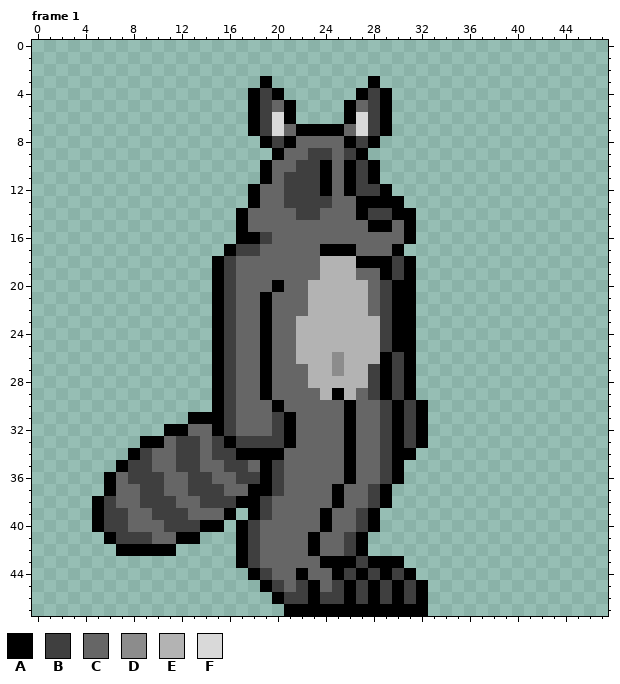
Two states of a pixel-art file, TerraGuardian Sprites/Rococo New.ase. The picture above was drawn from the file before the commit.
48x48 pixels, 31 frames. Shown: frame 1. The commit also changed other frames, which this record leaves out.
Visible layers, top first: "Coloring Full", "Coloring White", "Head", "Right Arm", "Left Arm", "Body", "Tail", "Right Foot", "Left Foot".
Palette (. is transparent): A #000000  B #3f3f3f  C #666666  D #8c8c8c  E #b3b3b3  F #d9d9d9
Pixels before, frame 1, first column x 5:
 3 ..............A........A....
 4 .............ABA......ABA...
 5 .............ABCA....ACBA...
 6 .............ABFA....AFBA...
 7 .............ABFCAAAACFBA...
 8 ..............ABACCCCABA....
 9 ...............ACCBBCBA.....
10 ..............ACCBBACABA....
11 ..............ACBBBACABA....
12 .............ACCBBBACABBA...
13 .............ACCBBBBCCAAAA..
14 ............ACCCCBBCCCABBAA.
15 ............ACCCCCCCCCCAACA.
16 ............AABCCCCCCCCCCCA.
17 ...........ABBCCCCCAAACCCA..
18 ..........ABCCCCCCCEEEAAABA.
19 ..........ABCCCCCCCEEECCABA.
20 ..........ABCCCACCEEEEECBAA.
21 ..........ABCCACCCEEEEECBAA.
22 ..........ABCCACCCEEEEECBAA.
23 ..........ABCCACCEEEEEEEBAA.
24 ..........ABCCACCEEEEEEEBAA.
25 ..........ABCCACCEEEEEEEBAA.
26 ..........ABCCACCEEEDEEEABA.
27 ..........ABCCACCCEEDEEBABA.
28 ..........ABCCACCCEEEEEBABA.
29 ..........ABCCACCCCEAECBABA.
30 ..........ABCCCACCCCCACCBABA
31 ........AAABCCCBACCCCACCBABA
32 ......AACCABCCCBACCCCACCBABA
33 ....AACBBCBABBBBACCCCACCBABA
34 ...ABCCBBCBBAAAACCCCCACCBAA.
35 ..ABBCCBBCCBBCABCCCCCACCBA..
36 .ACBBBCCBBCCBBABCCCCCACCBA..
37 .ACCBBCCBBBCCAABCCCCACCBA...
38 ABCCBBBCCBBBAABCCCCCACCBA...
39 ABBCCBBBCCCA.ABCCCCACCBA....
40 ABBCCCBBBAA.ABCCCCCACCBA....
41 .ABBBCCAA...ABCCCCACCBA.....
42 ..AAAAA.....ABCCCCACCBA.....
43 ............ABCCCCCAAABAAA..
44 .............ABCCACCABABABA.
45 ..............ABCBACBABABABA
46 ...............ABBABBABABABA
47 ................AAAAAAAAAAAA
The result:
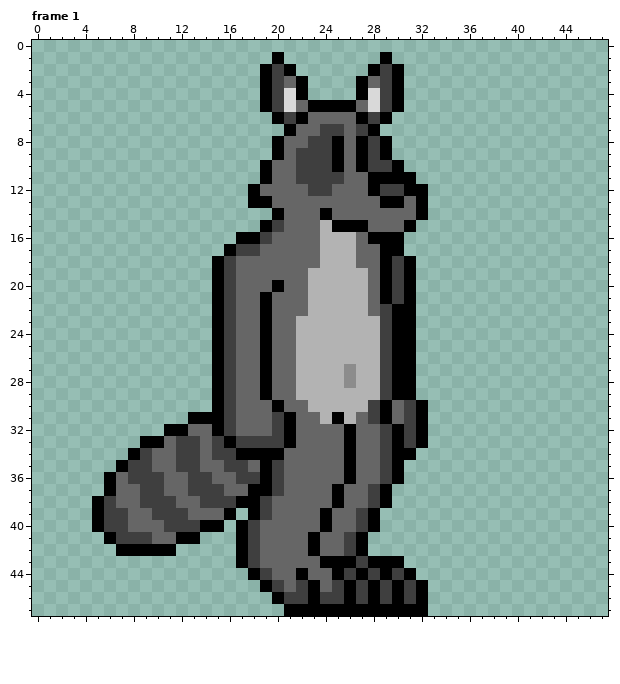
What changed:
Changed rows in their new state; - is an unchanged pixel.
Frame 1, layers "Coloring Full", "Head":
first column x 17:
 1 ---A--------A---
 2 --ABA------ABA--
 3 ---BCA----ACBA--
 4 -.ABFA-----FBA--
 5 -.ABFCAAA--FBA--
 6 -..ABACCCCA-----
 7 -...ACCBB-BA.---
 8 --.AC-BBACABA---
 9 -----B--AC-BA---
10 -------BACABBA--
11 ----C--BBCC-AAA-
12 ----CC-B-CCABBAA
13 --A-CCCC--CC--CA
14 ...A-CCA--CCCCCA
15 ..AB---EAAACC---
16 -------EEE-AAA.-
17 -------EEE--A---
18 ----------CC----
19 ------E---E-----
20 ------------AB--
21 ------------AB--
first column x 22:
26 ---E---BA
27 E--ED-EBA
28 E---D-EBA
29 EE-E-EEBA
30 -EEEEEBAC
31 --EAE-BAC
Where, in picture pixels (left, top, right, bottom), the same in both pictures:
changed: (236, 52, 428, 424)
